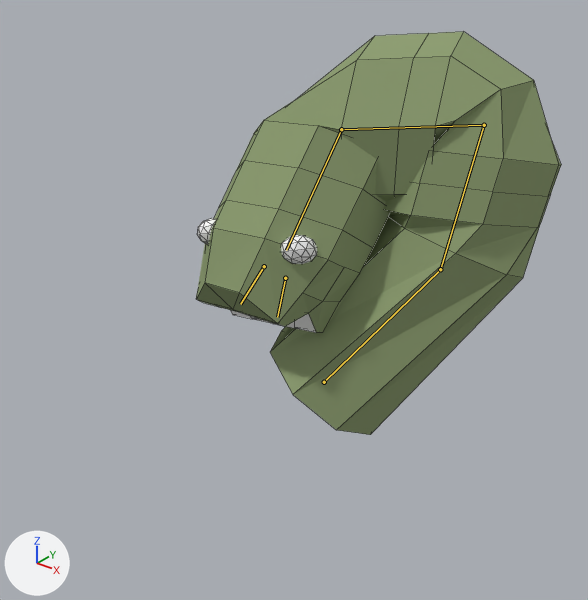
Two versions of the Blender file app/models/superHead.blend, one commit apart.
Camera for both pictures: a camera (50 mm lens) standing at (6.68, -8.66, 7.59) and looking at (0.24, -0.61, 2.6). Arrows for +X, +Y and +Z are at lower left; the lights stay in place. Both versions are drawn at frame 1130 of the action 'end'; the numbers are the values there. The bones that bend it are drawn over the model as lines. Mesh edges are drawn as thin lines.

Objects in the first picture: 'SuperHead'.
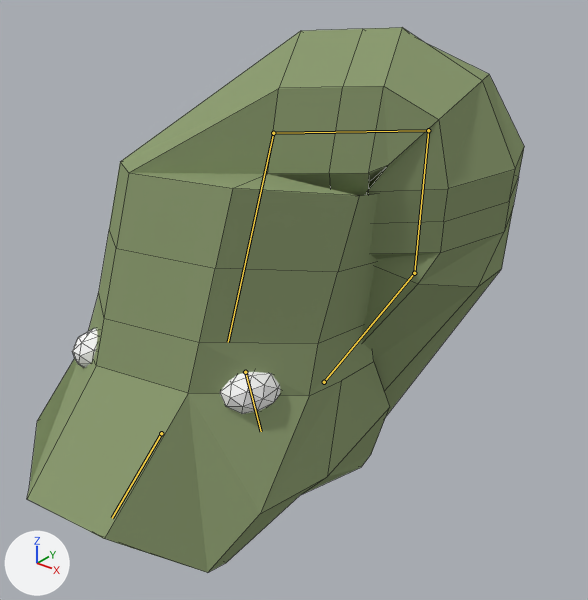
Pixel boxes [x1, y1, x2, y2] of what changed, in the pictures (588 x 600 px):
'SuperHead', posed (36% wider, 35% taller): before [196, 32, 561, 435]; after [27, 27, 524, 573]
bone 'tap1', root to tip: before (324, 382) to (440, 269); after (324, 382) to (414, 273)
bone 'tap3', root to tip: before (484, 125) to (341, 129); after (428, 130) to (273, 133)
bone 'tap4', root to tip: before (341, 129) to (286, 250); after (273, 133) to (228, 342)
bone 'mouthUp', root to tip: before (264, 266) to (240, 304); after (161, 433) to (112, 518)
bone 'mouthDown', root to tip: before (285, 278) to (277, 317); after (245, 372) to (261, 431)

What the commit changed:
Bone 'tap1' (bone_tap1) turns from (57, 24, -24) to (79, 30, -14) degrees about its own x, y and z.
Bone 'tap3' (bone_tap3) turns from (1, 23, 98) to (4, 18, 88) degrees about its own x, y and z.
Bone 'tap4' (bone_tap4) turns from (-5, 18, 74) to (-2, 17, 84) degrees about its own x, y and z.
Bone 'tap4' (bone_tap4) is rescaled from (0.99, 0.79, 1.0) to (1.58, 1.25, 1.59).
Bone 'mouthUp' (bone_mouthup) moves from (0.0, 0.0, 0.0) to (-0.01, 0.35, 0.32).
Bone 'mouthUp' (bone_mouthup) turns from (7, 2, -2) to (19, 3, -5) degrees about its own x, y and z.
Bone 'mouthUp' (bone_mouthup) is rescaled from (1.0, 1.0, 1.0) to (1.28, 1.28, 1.28).
Bone 'mouthDown' (bone_mouthdown) moves from (0.01, 0.0, -0.04) to (-0.01, 0.04, -0.13).
Bone 'mouthDown' (bone_mouthdown) turns from (-17, 2, 3) to (-27, -1, 5) degrees about its own x, y and z.
Bone 'mouthDown' (bone_mouthdown) is rescaled from (1.0, 1.0, 1.0) to (1.43, 1.43, 1.43).
